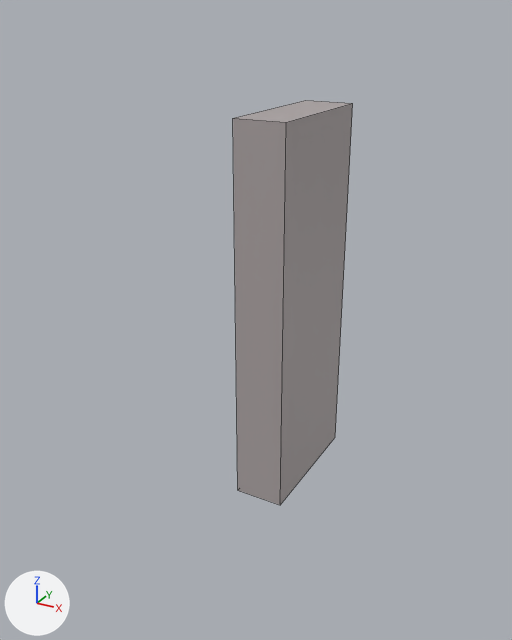
A saved change to the Blender file croissant-game/Assets/Models/Assets.blend.
The view is the same before and after, from a 50 mm camera at (15.3, -32.7, 23.6) aimed at (-1.2, -2.7, 8.6). Every picture has the same lights, and +X, +Y and +Z are marked at lower left. The picture after the commit comes second. Mesh edges are drawn as thin lines. The same objects are shown in both versions, whatever each file hides.

Objects in the first picture: 'Building'.
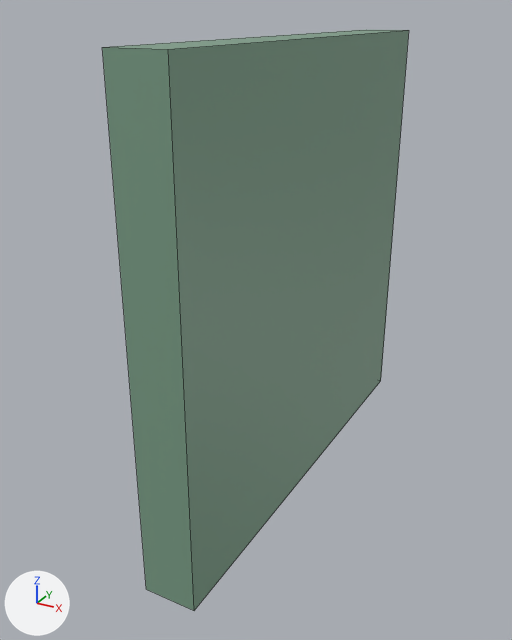
Where the newer file only moved an object's origin or applied its transform, the numbers keep the older frame.

What differs and where, as boxes [x1, y1, x2, y2] in the pictures (512 x 640 px):
'Building', reshaped (155% wider, 43% taller): before [233, 100, 353, 505]; after [102, 30, 409, 611]
part 1 of me_cube, deleted: before [233, 100, 353, 505]
part 2 of me_cube, added: after [102, 30, 409, 611]

The edits, one by one:
Material 'Material.005' (mat_material_005) is new.
Its base color is (0.198, 0.342, 0.242) (greyish green #7b9e87).
me_cube is used by ob_building; location (0.05, -0.93, 9.07); scale (1.32, 3.8, 10.1).
Verts and faces of me_cube; kept vertices keep their numbers, new ones are numbered from 8.
Before the commit, vertices of me_cube: 0 (-1.0, -1.0, -1.0) at pixel (237, 490), 1 (-1.0, -1.0, 1.0) at pixel (232, 118), 2 (-1.0, 1.0, -1.0), 3 (-1.0, 1.0, 1.0) at pixel (305, 100), 4 (1.0, -1.0, -1.0) at pixel (280, 505).
Before the commit, vertices of me_cube: 5 (1.0, -1.0, 1.0) at pixel (286, 122), 6 (1.0, 1.0, -1.0) at pixel (335, 437), 7 (1.0, 1.0, 1.0) at pixel (352, 103).
me_cube had 8 vertices, 6 faces and spanned x -1.0..1.0, y -1.0..1.0, z -1.0..1.0.
me_cube no longer uses material mat_material_001 (grey #ada5a5).
me_cube now has 8 vertices, 6 faces and spans x -1.0..1.0, y -3.21..3.21, z -1.0..1.33.
Part 1, on me_cube:
Vertices deleted: 0 to 7 (with the faces that use them).
Part 2, on me_cube:
New vertex 8 is at (-1.0, -3.21, -1.0), pixel (146, 589).
New vertex 9 is at (-1.0, -3.21, 1.33), pixel (102, 47).
New vertex 10 is at (-1.0, 3.21, -1.0).
New vertex 11 is at (-1.0, 3.21, 1.33), pixel (366, 29).
New vertices 12 to 15 stand at vertices 8 to 11, in that order, plus (2.0, 0.0, 0.0).
New faces: (8, 9, 11, 10), (10, 11, 15, 14), (12, 14, 15, 13), (8, 12, 13, 9), (8, 10, 14, 12), (9, 13, 15, 11).
me_cube gains material mat_material_005 (greyish green #7b9e87).
